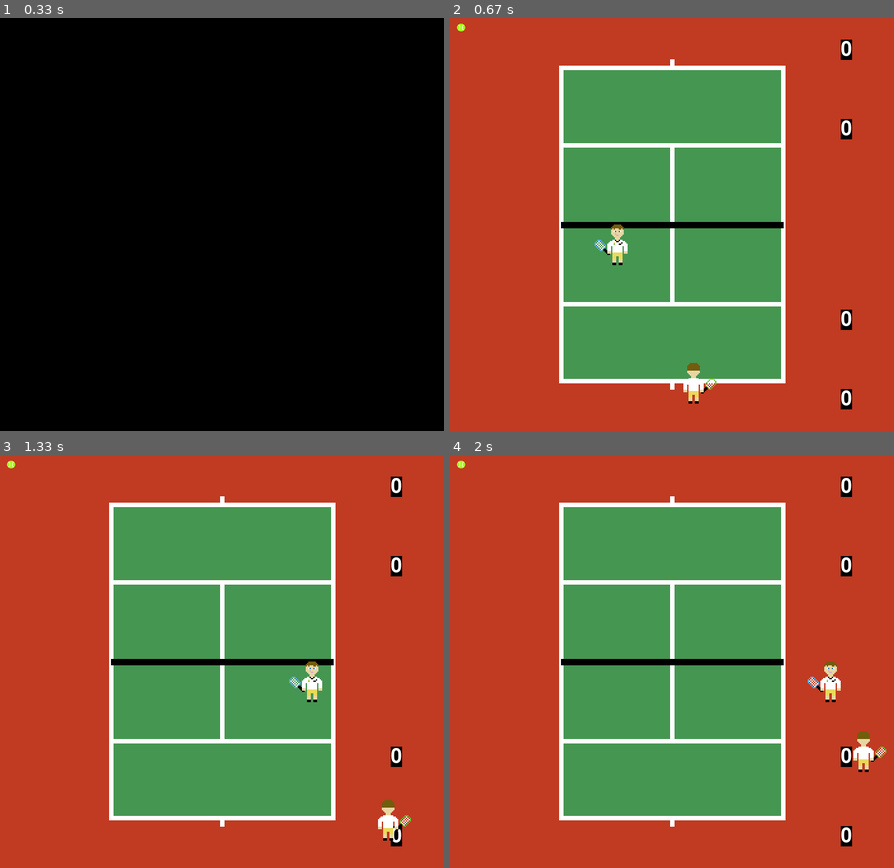
Above: before the commit, frames 1-4 (two rows, left to right).
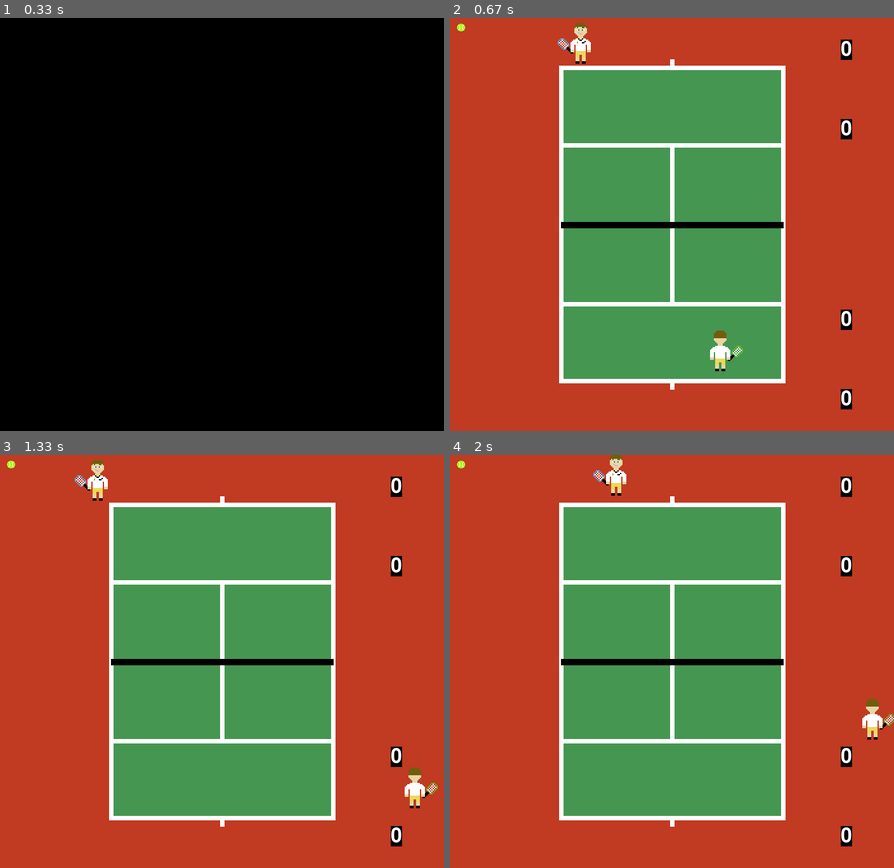
Above: after the commit, the same moments.

Repository: rafaelmcandeias/AASMA
Game: pygame game, started from Tennis_Game/tennis.py
Same seed, same stepped clock (60 frames per second), same inputs: the game is played once before the commit and once after it.
Inputs:
- Up to frame 1 (0.33 s): no input
- Up to frame 2 (0.67 s): tap Right Shift at 0.33 s
- Up to frame 3 (1.33 s): hold A 0.67-1.13 s; hold Right 0.67-1.13 s; hold Right from 1.17 s (still down); hold D from 1.17 s (still down)
- Up to frame 4 (2 s): release Right at 1.63 s; release D at 1.63 s; hold Up 1.67-1.97 s; hold W 1.67-1.97 s

Frame 1 is identical in both runs. In frame 2, 1.2% of the frame differs, in the area x 24-66%, y 1-94%; in frame 3, 1.2%, in the area x 16-99%, y 1-94%; in frame 4, 1.2%.

Commit message:
files separated. Players in correct position and respect boundaries. Ball is in the corner

Diff:
--- a/Tennis_Game/sprites.py
+++ b/Tennis_Game/sprites.py
@@ -1,48 +1,82 @@
 import pygame
 import images
 
-# Player Sprites
-# Bottom 2.5 4.4
-# Top 3.5 3.3
+
+# Vars to limit the field size
+LIMIT_LEFT = LIMIT_TOP = 0
+LIMIT_TOP_NET = 255
+LIMIT_BOTTOM_NET  = 300
+LIMIT_BOT = 587
+LIMIT_RIGHT = 648
+
+
+# Player Class Super class for top and bottom players
 class Player(pygame.sprite.Sprite):
 
-    def __init__(self, x, y, is_bot, speedx_rate, speedy_rate):
+    def __init__(self, x, y, speedx, speedy, image):
         pygame.sprite.Sprite.__init__(self)
-        if is_bot:
-            self.image = images.robert
-        else:
-            self.image = images.camden
-        self.rect = self.image.get_rect()
+        # Image for the agent
+        self.image = image
+        # Used for hit boxing. An agent is a rectangule in pixels
+        self.rect = image.get_rect()
+        # Position the image -> agent
         self.rect.center = (x, y)
-        self.speedx = 0
-        self.speedy = 0
-        self.speedx_rate = speedx_rate
-        self.speedy_rate = speedy_rate
+        # Agent's speed through x
+        self.speedx = speedx
+        # Agent's speed through y
+        self.speedy = speedy
 
+
+# Class for Top player
+class Bottom_player(Player):
+
+    def __init__(self, x, y, speedx, speedy):
+        # Initializes Bottom Agent with it's pos, speed and image
+        super().__init__(x, y, speedx, speedy, images.robert)
+
+    # Function to move a player
     def update(self):
-        self.speedx = 0
-        self.speedy = 0
+        # Get key pressed
         keyState = pygame.key.get_pressed()
-        if keyState[pygame.K_LEFT]:
-            self.speedx = -self.speedx_rate
-        if keyState[pygame.K_RIGHT]:
-            self.speedx = self.speedx_rate
-        self.rect.x += self.speedx
-        if self.rect.right > 700:
-            self.rect.right = 700
-        if self.rect.left < 0:
-            self.rect.left = 0
-        if keyState[pygame.K_UP]:
-            self.speedy = -self.speedy_rate
-        if keyState[pygame.K_DOWN]:
-            self.speedy = self.speedy_rate
-        self.rect.y += self.speedy
-        if self.rect.y < 325:
-            self.rect.y = 325
-        if self.rect.y < 0:
-            self.rect.y = 0
-        if self.rect.y > 587:
-            self.rect.y = 587
+
+        # Left arrow
+        if keyState[pygame.K_LEFT] and self.rect.x > LIMIT_LEFT:
+            self.rect.x -= self.speedx
+        # Right arrow
+        if keyState[pygame.K_RIGHT] and self.rect.x < LIMIT_RIGHT:
+            self.rect.x += self.speedx
+        # Up arrow
+        if keyState[pygame.K_UP] and self.rect.y > LIMIT_BOTTOM_NET:
+            self.rect.y -= self.speedy
+        # Down arrow
+        if keyState[pygame.K_DOWN] and self.rect.y < LIMIT_BOT:
+            self.rect.y += self.speedy
+
+
+# Class for Top player
+class Top_player(Player):
+
+    def __init__(self, x, y, speedx, speedy):
+        super().__init__(x, y, speedx, speedy, images.camden)
+
+    # Function to move a player
+    def update(self):
+        # Get key pressed
+        keyState = pygame.key.get_pressed()
+
+        # Left arrow
+        if keyState[pygame.K_a] and self.rect.x > LIMIT_LEFT:
+            self.rect.x -= self.speedx
+        # Right arrow
+        if keyState[pygame.K_d] and self.rect.x < LIMIT_RIGHT:
+            self.rect.x += self.speedx
+        # Up arrow
+        if keyState[pygame.K_w] and self.rect.y > LIMIT_TOP:
+            self.rect.y -= self.speedy
+        # Down arrow
+        if keyState[pygame.K_s] and self.rect.y < LIMIT_TOP_NET:
+            self.rect.y += self.speedy
+
 
 # Class for the tennis ball
 class Ball(pygame.sprite.Sprite):
--- a/Tennis_Game/tennis.py
+++ b/Tennis_Game/tennis.py
@@ -1,6 +1,6 @@
 import pygame
 import images
-from sprites import Player, Ball
+from sprites import Top_player, Bottom_player, Ball
 
 pygame.init()
 
@@ -34,11 +34,15 @@
         pygame.display.flip()
 
 
-#Add people
+#Add players
+top_player = Top_player(202, 40, 2.5, 4.2)
+bottom_player = Bottom_player(442, 524, 3.3, 3.5)
+
+# Tennis ball
+tennisBall = Ball()
+
+# Adds all objects into a group
 all_sprites = pygame.sprite.Group()
-top_player = Player(260, 80, False, 2.5, 4.2)
-bottom_player = Player(400, 575, True, 3.3, 3.5)
-tennisBall = Ball()
 all_sprites.add(top_player)
 all_sprites.add(tennisBall)
 all_sprites.add(bottom_player)
